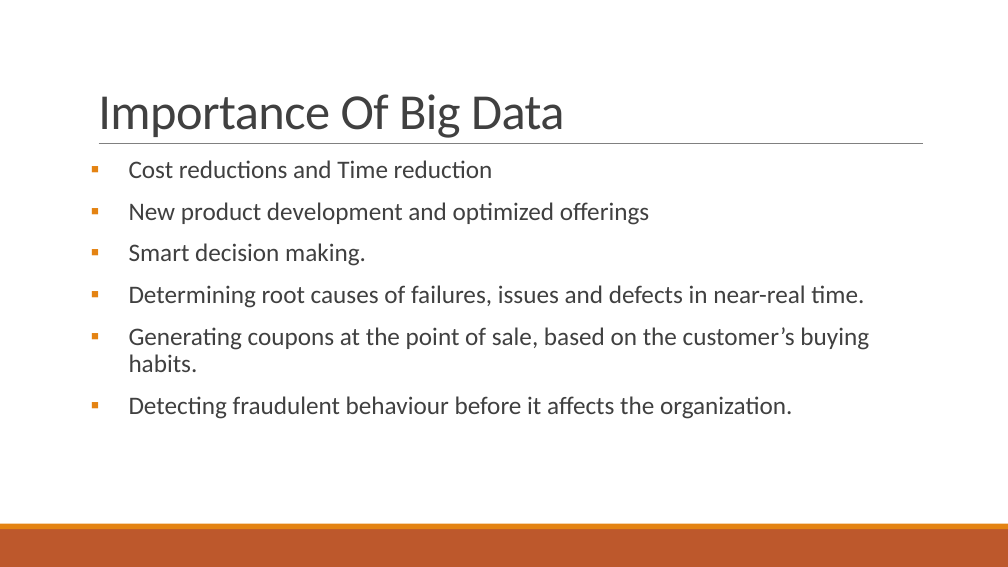
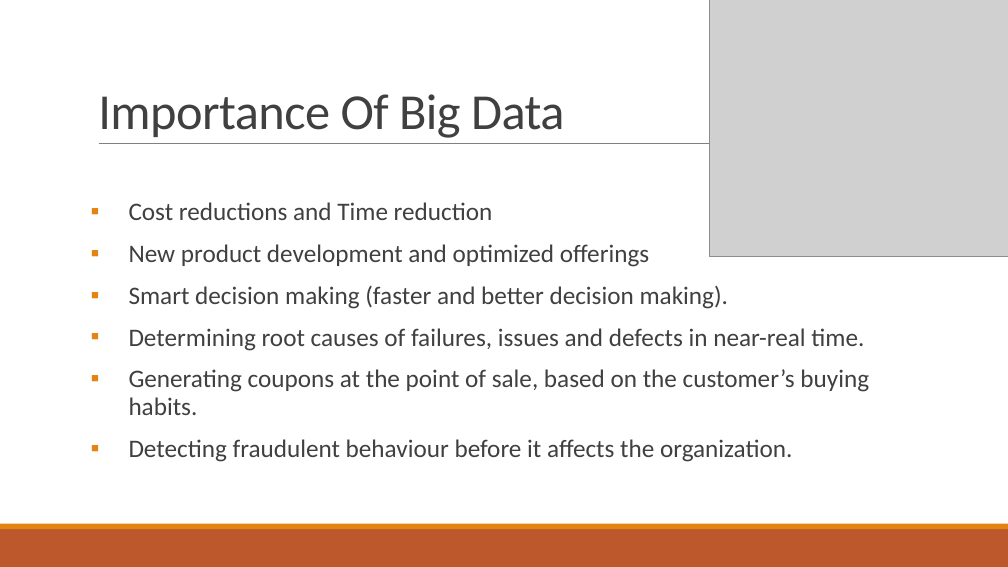
Before and after one commit to kkchaudhary11/H1B_Project, a slide deck: slide 5 of Big Data & Hadoop.pptx. Drawn at 1008x567 pixels with LibreOffice and Linux fonts; fonts in the diff are those of the drawing; grey boxes stand for pictures. Boxes give left, top, right and bottom in pixels: in the first picture for what was removed or moved away, otherwise in the second. Text is boxed around its words. In the diff, an @@ line names an element or a change of style, - is before the commit and + after.

```diff
--- a/Big Data & Hadoop.pptx
+++ b/Big Data & Hadoop.pptx
@@ picture added at (x1=710, y1=0, x2=1008, y2=257) @@
@@ text "Cost reductions and Time reduction" moved from (x1=129, y1=160, x2=869, y2=419) to (x1=129, y1=202, x2=869, y2=462) @@
@@ text at (x1=129, y1=286, x2=728, y2=309): text changed @@
-▪ Smart decision making.
+▪ Smart decision making (faster and better decision making).
```
Also in this commit, not shown: 9 other slides changed, 5 slides added, 2 slides removed.
